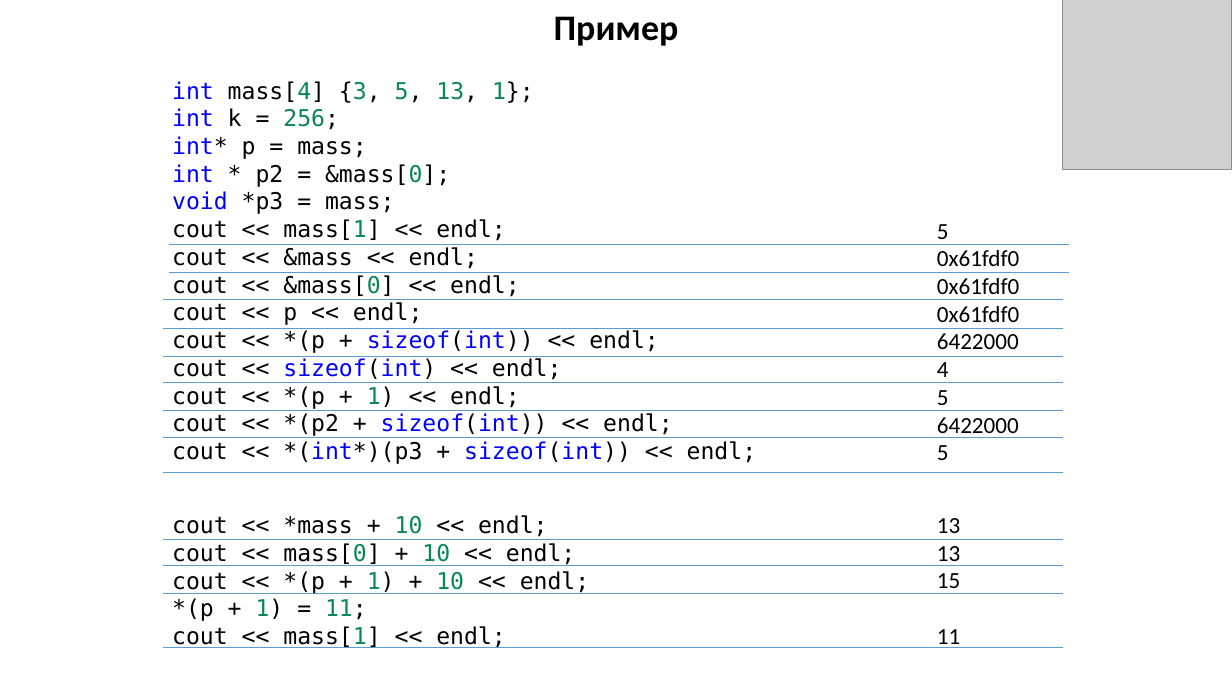
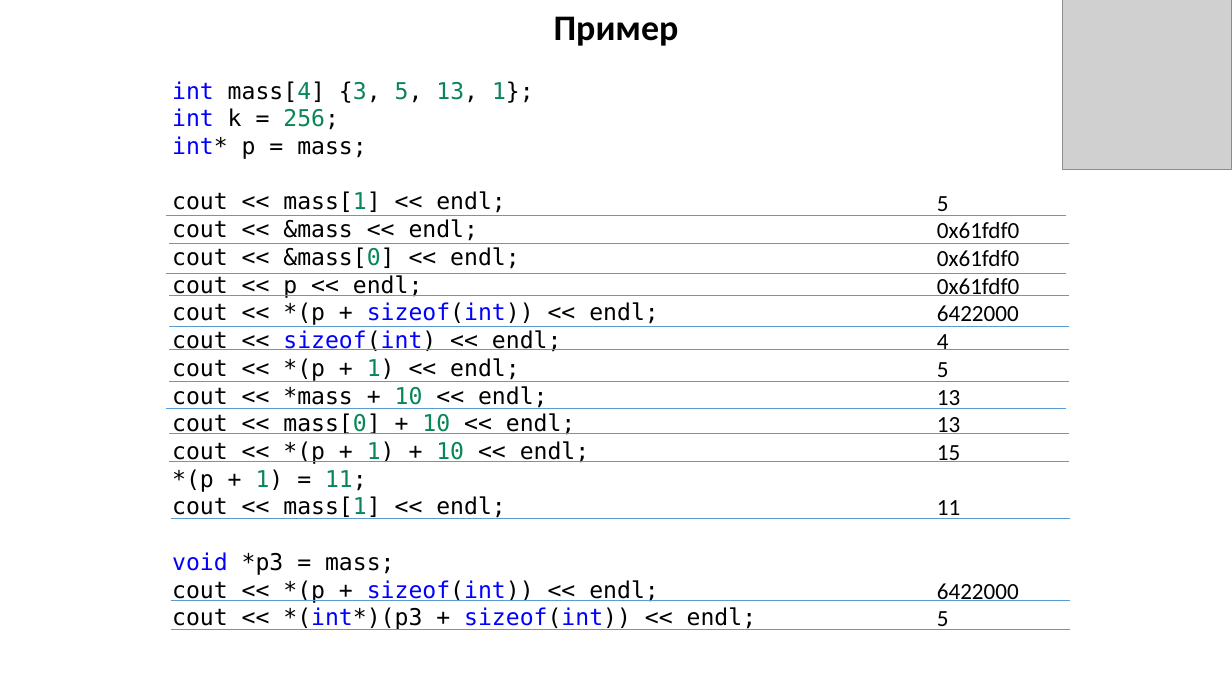
Before and after one commit to MUCTR-IKT-CPP/cpp_course, a slide deck: slide 7 of Lections/Two/Память, указатели, ссылки, передача параметров в функцию.pptx. Drawn at 1232x693 pixels with LibreOffice and Linux fonts; fonts in the diff are those of the drawing; grey boxes stand for pictures. Boxes give left, top, right and bottom in pixels: in the first picture for what was removed or moved away, otherwise in the second. Text is boxed around its words. In the diff, an @@ line names an element or a change of style, - is before the commit and + after.

```diff
--- a/Lections/Two/Память, указатели, ссылки, передача параметров в функцию.pptx
+++ b/Lections/Two/Память, указатели, ссылки, передача параметров в функцию.pptx
@@ text at bbox=[172, 164, 450, 214]: paragraphs removed @@
-int * p2 = &mass[0];
-void *p3 = mass;
@@ text "5": place and size @@
-text "5" at bbox=[937, 224, 1019, 460]
+text "5" at bbox=[937, 196, 1019, 630]
@@ line moved from (169, 245) - (1069, 245) to (166, 215) - (1066, 215) @@
@@ line moved from (163, 299) - (1063, 299) to (166, 273) - (1066, 273) @@
@@ line moved from (163, 329) - (1063, 329) to (169, 296) - (1069, 296) @@
@@ 3 lines: place and size @@
-3 lines at bbox=[163, 356, 1063, 438]
+3 lines at bbox=[166, 326, 1069, 409]
@@ line moved from (163, 383) - (1063, 383) to (169, 349) - (1069, 349) @@
@@ text at bbox=[172, 386, 659, 603]: text changed @@
-cout << *(p2 + sizeof(int)) << endl;
+cout << *mass + 10 << endl;
+cout << mass[0] + 10 << endl;
+cout << *(p + 1) + 10 << endl;
+*(p + 1) = 11;
+cout << mass[1] << endl;
+void *p3 = mass;
+cout << *(p + sizeof(int)) << endl;
@@ text at bbox=[937, 390, 960, 519]: paragraphs added @@
+13
+13
+15
+11
@@ line moved from (163, 473) - (1063, 473) to (169, 433) - (1069, 433) @@
@@ line moved from (163, 566) - (1063, 566) to (169, 461) - (1069, 461) @@
@@ line moved from (163, 540) - (1063, 540) to (171, 518) - (1070, 518) @@
@@ text removed at bbox=[172, 515, 590, 648] @@
-cout << *mass + 10 << endl;
-cout << mass[0] + 10 << endl;
-cout << *(p + 1) + 10 << endl;
-*(p + 1) = 11;
-cout << mass[1] << endl;
@@ text removed at bbox=[937, 518, 960, 648] @@
-13
-13
-15
-11
@@ line moved from (163, 593) - (1063, 593) to (171, 601) - (1070, 601) @@
@@ line moved from (163, 648) - (1063, 648) to (171, 630) - (1070, 630) @@
```
Also in this commit, not shown: 4 other slides changed, 5 other files.
